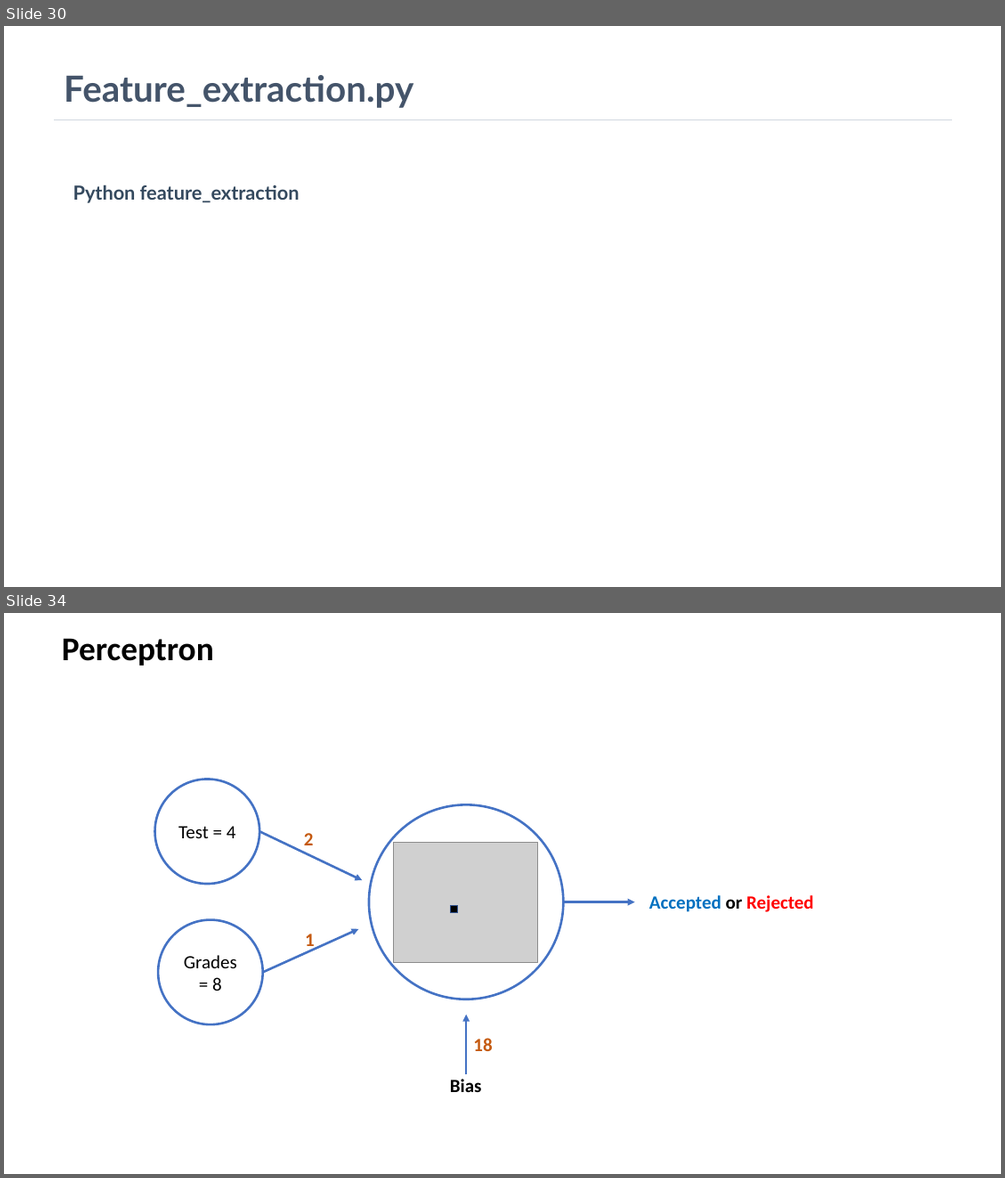
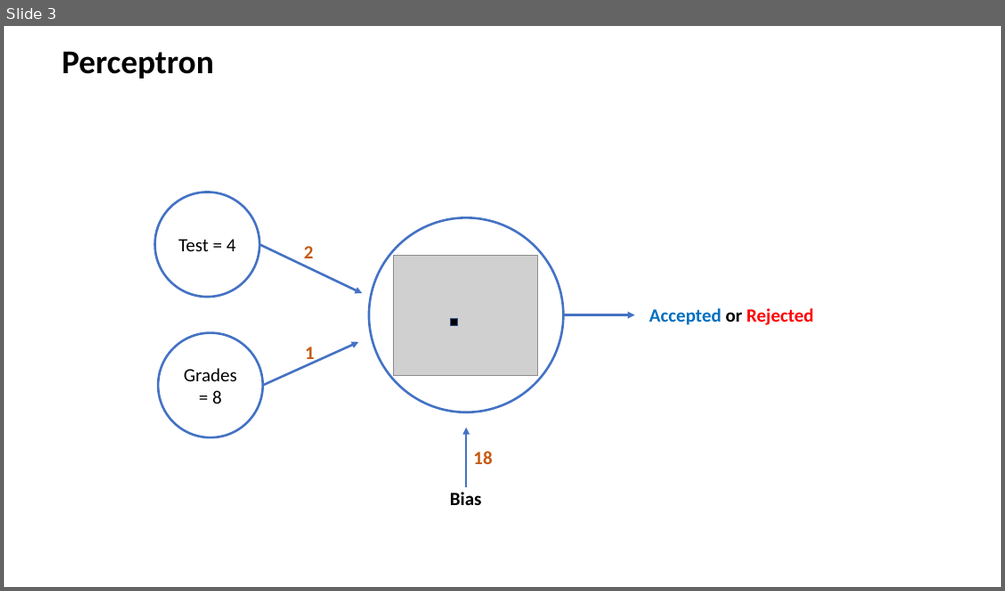
Before and after one commit to humayun/dl-dataday-workshop, a slide deck: DataDay_Workshop.pptx. Shown one above the other, each under a label of ours: slides 30 and 34 before the commit, slide 3 after it; the slides between them are not shown. The pictures are 1005x1178 and 1005x591 pixels, drawn with LibreOffice and Linux fonts; fonts in the diff are those of the drawing; grey boxes stand for pictures. Boxes give left, top, right and bottom in pixels: in the first picture for what was removed or moved away, otherwise in the second. Text is boxed around its words. In the diff, an @@ line names an element or a change of style, - is before the commit and + after.

```diff
--- a/DataDay_Workshop.pptx
+++ b/DataDay_Workshop.pptx
@@ slide 30 removed at bbox=[4, 26, 1001, 587], background #FFFFFF @@
@@ title removed at bbox=[64, 75, 413, 108] @@
-Feature_extraction.py
@@ line removed from (54, 120) to (952, 120) @@
@@ text removed at bbox=[73, 184, 299, 203] @@
-Python feature_extraction
@@ what was slide 34 is now slide 3 @@
```
Also in this commit, not shown: 1 slide added, 31 other slides removed, 12 other files.
